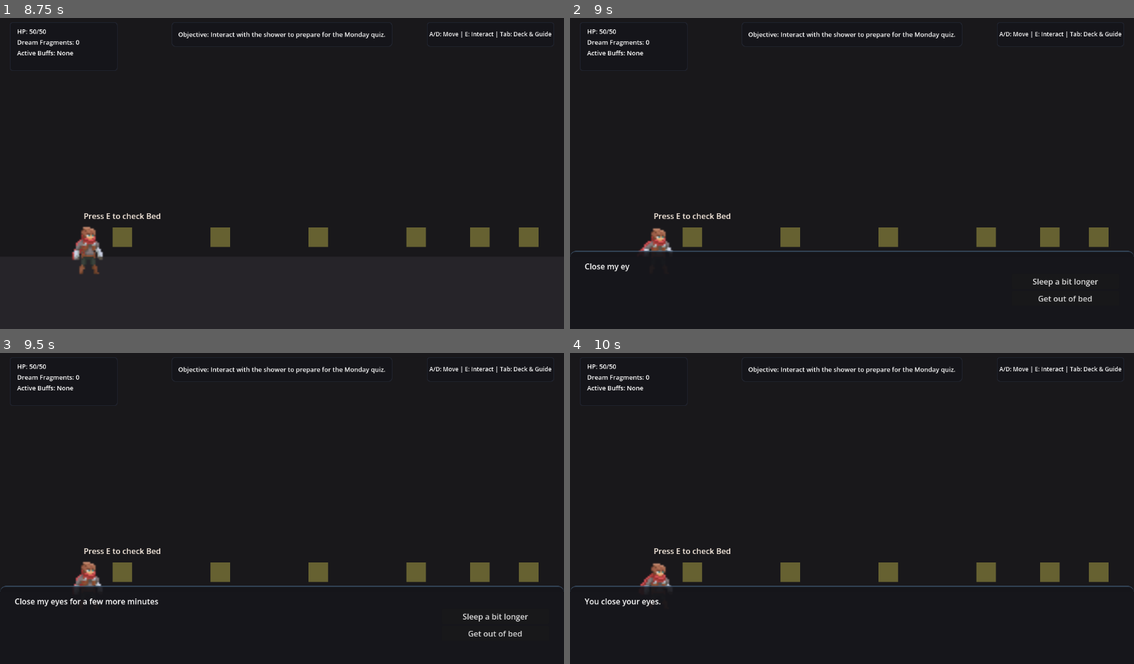
Above: before the commit, frames 1-4 (two rows, left to right).
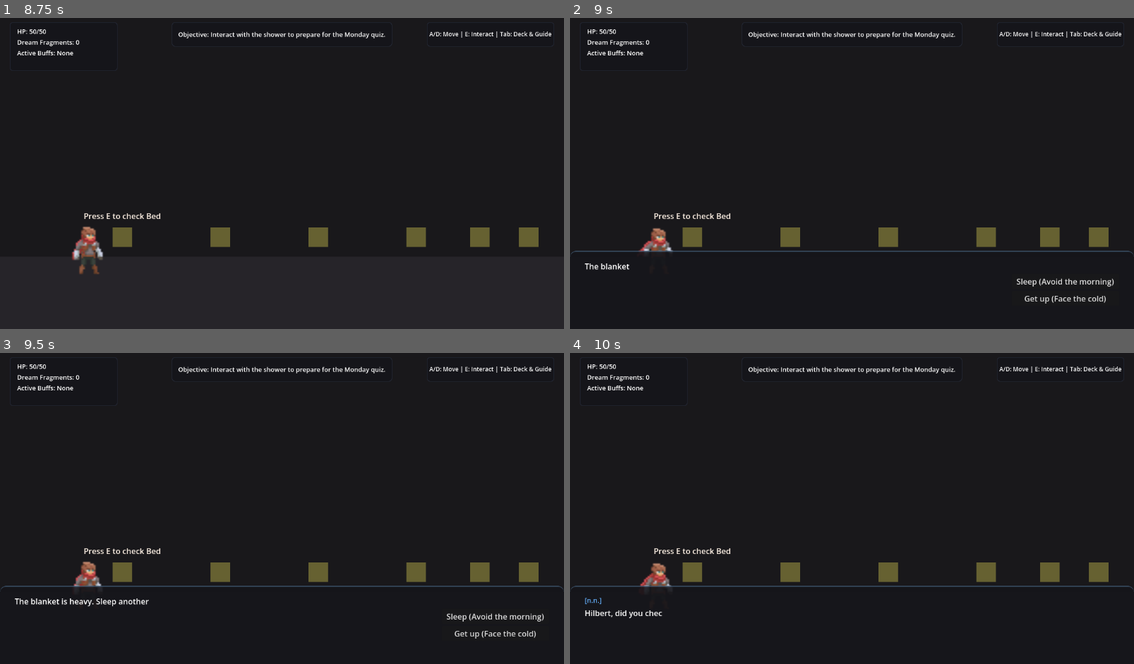
Above: after the commit, the same moments.

Repository: Team-Diospa/Before-The-Colours-Fade
Game: Godot game, scene res://scenes/exploration/apartment.tscn
Same seed, same stepped clock (60 frames per second), same inputs: the game is played once before the commit and once after it.
Inputs (mouse positions are in pixels of both pictures, inside the frame that each line leads up to):
- Up to frame 1 (8.75 s): tap Enter at 0.5 s; move the mouse to (406, 154) at 0.52 s; tap A (a) at 0.6, 3.8 s; click (406, 154) at 0.67 s; tap D (d) at 0.8, 5.1, 8.3 s; drag from (169, 185) to (315, 232) at 1.27 s; move the mouse to (338, 101) at 2.02 s; hold E (e) 2.03-2.75 s; click (338, 101) at 2.17 s; tap S (s) at 2.3, 6.6 s; drag from (253, 232) to (479, 232) at 2.77 s; move the mouse to (451, 217) at 3.52 s; tap W (w) at 3.6, 6.8, 8.1 s; click (451, 217) at 3.67 s; drag from (112, 123) to (315, 232) at 4.27 s; move the mouse to (310, 170) at 5.02 s; hold E (e) 5.03-5.75 s; click (310, 170) at 5.17 s; drag from (197, 92) to (417, 232) at 5.77 s; move the mouse to (406, 154) at 6.52 s; click (406, 154) at 6.67 s; drag from (169, 185) to (253, 232) at 7.27 s; move the mouse to (338, 101) at 8.02 s; click (338, 101) at 8.17 s
- Up to frame 2 (9 s): tap E (e) at 8.75 s; drag from (823, 232) to (1049, 232) at 8.77 s
- Up to frame 3 (9.5 s): no input
- Up to frame 4 (10 s): click (1066, 617) at 9.5 s, where only the run before the commit has a clickable "Sleep a bit longer"

Frame 1 is identical in both runs. In frame 2, 0.5% of the frame differs, in the area x 2-97%, y 78-92%; in frame 3, 0.7%; in frame 4, 0.3%.

Commit message:
Rewrite dialogue structures to align with puzzle-pieces mystery, removing direct tragedy spoilers

Diff:
--- a/scenes/combat/CombatManager.gd
+++ b/scenes/combat/CombatManager.gd
@@ -416,15 +416,19 @@
 	if enemy_name == "Castle Boss":
 		DialogueSystem.start_dialogue({
 			"start": {
-				"text": "n.n.: We did it, Hilbert! The castle is secure again.",
+				"text": "n.n.: Wow, that was awesome Hilbert! You fought with so much courage.",
 				"next": "win_step2"
 			},
 			"win_step2": {
-				"text": "Hilbert: Yeah. But my head feels weirdly light. Like I'm forgetting what class we have next.",
+				"text": "n.n.: But... the colors are starting to flicker. It's time to wake up. We have to go back to the grey reality.",
 				"next": "win_step3"
 			},
 			"win_step3": {
-				"text": "n.n.: Don't worry about it! Just focus on the morning. Let's wake up.",
+				"text": "Hilbert: n.n., look at the parapet. Did we draw it with crenellations or flat?",
+				"next": "win_step4"
+			},
+			"win_step4": {
+				"text": "n.n.: Flat, Hilbert! But the pencil was blunt. Let's sharpen it in the morning. Wake up...",
 				"next": ""
 			}
 		}, "start")
@@ -435,30 +439,38 @@
 	elif enemy_name == "Pack Leader":
 		DialogueSystem.start_dialogue({
 			"start": {
-				"text": "n.n.: The fire is out, Hilbert. The valley is quiet.",
+				"text": "n.n.: The fire is gone. The village is peaceful now, Hilbert. You did it.",
 				"next": "win_step2"
 			},
 			"win_step2": {
-				"text": "Hilbert: It is. But I feel... like I left something behind in the classroom. A notebook? A pen?",
+				"text": "Hilbert: n.n., the fire is out. But... why is the sky turning white?",
 				"next": "win_step3"
 			},
 			"win_step3": {
-				"text": "n.n.: It is fine. You do not need it anymore. You passed. Let's head home.",
+				"text": "n.n.: The graphite is smudging, Hilbert. It's time to hand in the paper.",
 				"next": "win_step4"
 			},
 			"win_step4": {
-				"text": "You wake up at your desk in the classroom. The quiz paper in front of you is fully solved. You passed.",
+				"text": "Hilbert: Wait. I drew you with... there was a second signature on the cover page. A cursive 'L'...",
 				"next": "win_step5"
 			},
 			"win_step5": {
-				"text": "But the seat next to you is empty and covered in a thin layer of dust. You pull out your phone.",
+				"text": "n.n.: The bell is ringing, Hilbert. Wake up...",
 				"next": "win_step6"
 			},
 			"win_step6": {
-				"text": "Your contact list has a blank entry named 'n.n.' that you do not recognize. You stare at it blankly.",
+				"text": "You wake up at your desk. The exam paper in front of you is completed in your own handwriting, but you don't remember solving a single question.",
 				"next": "win_step7"
 			},
 			"win_step7": {
+				"text": "The desk next to you is covered in a layer of dust, with a faint pencil scratch on the wood: 'H.H. + L.G. 2024'. You pull out your phone.",
+				"next": "win_step8"
+			},
+			"win_step8": {
+				"text": "Your contacts app has an entry with a phone number, but no name. The caller ID simply reads: 'n.n.'.",
+				"next": "win_step9"
+			},
+			"win_step9": {
 				"text": "Demo Complete. Thank you for playing 'Before the Colours Fade'.",
 				"next": ""
 			}
--- a/scenes/exploration/apartment.gd
+++ b/scenes/exploration/apartment.gd
@@ -15,18 +15,18 @@
 # Dictionary representing dialogue structures with split beats and isolated system notices.
 var bed_dialogue: Dictionary = {
 	"start": {
-		"text": "Close my eyes for a few more minutes? Or face the grey morning?",
-		"options": [
-			{"text": "Sleep a bit longer", "next": "bed_yes_1"},
-			{"text": "Get out of bed", "next": "bed_no_1"}
+		"text": "The blanket is heavy. Sleep another ten minutes, or get up?",
+		"options": [
+			{"text": "Sleep (Avoid the morning)", "next": "bed_yes_1"},
+			{"text": "Get up (Face the cold)", "next": "bed_no_1"}
 		]
 	},
 	"bed_yes_1": {
-		"text": "You close your eyes. The room is quiet. Just a faint, distant hum of static.",
+		"text": "n.n.: Hilbert, did you check the battery? I feel a bit drafty.",
 		"next": "bed_yes_2"
 	},
 	"bed_yes_2": {
-		"text": "You drift back into a light slumber, waking up late and rushed.",
+		"text": "You drift back into a light slumber, waking up with a stiff neck.",
 		"next": "bed_yes_sys"
 	},
 	"bed_yes_sys": {
@@ -34,7 +34,7 @@
 		"next": ""
 	},
 	"bed_no_1": {
-		"text": "Hilbert: No. I need to get up. The alarm is getting annoying.",
+		"text": "Hilbert: No. I need to make it to the lecture hall on time.",
 		"next": "bed_no_sys"
 	},
 	"bed_no_sys": {
@@ -52,11 +52,11 @@
 		]
 	},
 	"open_drawer_1": {
-		"text": "Scribbles of old childhood gadgets... and a blurry polaroid of a backyard treehouse.",
+		"text": "Sketches of old childhood inventions... and a framed photograph of two boys holding a trophy.",
 		"next": "open_drawer_2"
 	},
 	"open_drawer_2": {
-		"text": "Hilbert: An old polaroid. The lighting is bad, and the focus is completely blurry. I must have taken this years ago.",
+		"text": "Hilbert: Why is there a grey smudge over the kid on the right? I must have spilled tea on it.",
 		"next": "open_drawer_sys"
 	},
 	"open_drawer_sys": {
@@ -64,7 +64,7 @@
 		"next": ""
 	},
 	"close_drawer": {
-		"text": "You decide to leave them on the desk. You don't have time to browse through old papers.",
+		"text": "You leave the drawing notebook on the desk. You don't feel like sketching today.",
 		"next": ""
 	}
 }
@@ -78,11 +78,11 @@
 		]
 	},
 	"guitar_yes_1": {
-		"text": "One of the strings is slightly out of tune. You play a simple three-note riff.",
+		"text": "A soft chord hums in the quiet room.",
 		"next": "guitar_yes_2"
 	},
 	"guitar_yes_2": {
-		"text": "Hilbert: It sounds familiar. Like a song from a cartoon I used to watch, though I can't place the name.",
+		"text": "Hilbert: Still out of tune. Someone set the fourth string to D. I don't remember doing that.",
 		"next": "guitar_yes_sys"
 	},
 	"guitar_yes_sys": {
@@ -90,7 +90,7 @@
 		"next": ""
 	},
 	"guitar_no": {
-		"text": "You leave the guitar alone. You should get ready.",
+		"text": "You leave the guitar in the corner. The strings are too dusty.",
 		"next": ""
 	}
 }
--- a/scenes/exploration/classroom.gd
+++ b/scenes/exploration/classroom.gd
@@ -6,26 +6,26 @@
 # Dialogue trees for the classroom actors with split beats and isolated system notices.
 var peer1_dialogue: Dictionary = {
 	"start": {
-		"text": "Peer 1: Hilbert? You look extremely tired. Did you get any study time in last night?",
-		"options": [
-			{"text": "\"Not really. I lost my notebook.\"", "next": "forget_what"},
+		"text": "Peer 1: Hilbert? You look like a ghost. Did you... forget again?",
+		"options": [
+			{"text": "\"Forget what?\"", "next": "forget_what"},
 			{"text": "\"I'm just stressed about the quiz.\"", "next": "stressed"}
 		]
 	},
 	"forget_what": {
-		"text": "Hilbert: Not really. I lost my notebook.",
+		"text": "Hilbert: Forget what?",
 		"next": "forget_what_2"
 	},
 	"forget_what_2": {
-		"text": "Peer 1: The one with the blueprint sketches? I think you left it in the library last week.",
+		"text": "Peer 1: Your notebook. You left it in the workshop. The one on 4th street.",
 		"next": "forget_what_3"
 	},
 	"forget_what_3": {
-		"text": "Hilbert: The library? I don't remember going there.",
+		"text": "Hilbert: The workshop? I haven't been there in months.",
 		"next": "forget_what_4"
 	},
 	"forget_what_4": {
-		"text": "Peer 1: Chloe saw it and put it in your locker so it wouldn't get lost. You should check there.",
+		"text": "Peer 1: Really? I could have sworn I saw the lights on yesterday. Anyway, take care.",
 		"next": "peer1_healed_sys"
 	},
 	"stressed": {
@@ -44,7 +44,7 @@
 
 var peer2_dialogue: Dictionary = {
 	"start": {
-		"text": "Peer 2: Stop staring at me! You've been spacing out and whispering to thin air. It's creepy.",
+		"text": "Peer 2: Hilbert, are you reciting formulas or what? You keep humming that same chord under your breath.",
 		"options": [
 			{"text": "\"Sorry, just spaced out.\"", "next": "apologize"},
 			{"text": "Ignore them.", "next": "ignore"}
@@ -78,11 +78,11 @@
 
 var locker_dialogue: Dictionary = {
 	"start": {
-		"text": "You open the locker. Inside is an old notebook covered in drawings of mechanical gadgets.",
+		"text": "You open the locker. Inside is an old notebook covered in brave drawings of inventions.",
 		"next": "locker_2"
 	},
 	"locker_2": {
-		"text": "Hilbert: These drawings... They look like designs for flying drones. I must have sketched this last semester.",
+		"text": "Hilbert: Old blueprints for a solar-powered bicycle. The handwriting in the margins is so messy. I can barely read the calculations.",
 		"next": "locker_sys"
 	},
 	"locker_sys": {
@@ -134,11 +134,11 @@
 		"next": "use_yes_2"
 	},
 	"use_yes_2": {
-		"text": "Paper Monster: TIME IS UP. PUT DOWN YOUR PENCILS. THE TEST CANNOT BE REDONE.",
+		"text": "Paper Monster: REDUCE TO SIMPLEST TERMS. ELIMINATE THE FRACTIONS. ERASE THE REMAINDER.",
 		"next": "use_yes_3"
 	},
 	"use_yes_3": {
-		"text": "The monster shatters into fading light, dissolving the heavy fog in the classroom.",
+		"text": "The monster shatters into fading light. The writing on its pages looks like your own handwriting.",
 		"next": "use_yes_sys"
 	},
 	"use_yes_sys": {
Not shown, changed: docs/system_narrative.md
